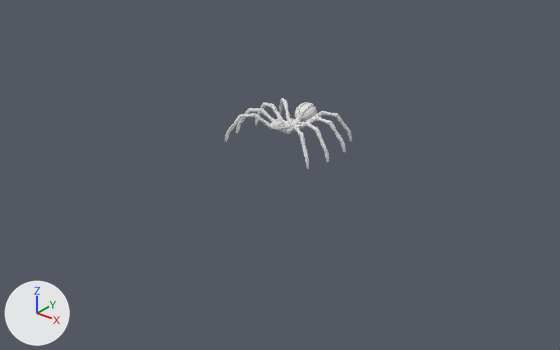
What one commit did to the Blender file blender/pysics_minirig_simp_zero.blend.
Before and after are seen from a 50 mm lens placed at (24.3, -31.1, 16.1), pointed at (0.3, -1.2, -2.5). Every picture has the same lights, and +X, +Y and +Z are marked at lower left. Mesh edges are drawn as thin lines on the coarser meshes. Materials are left out; every surface is plain grey.
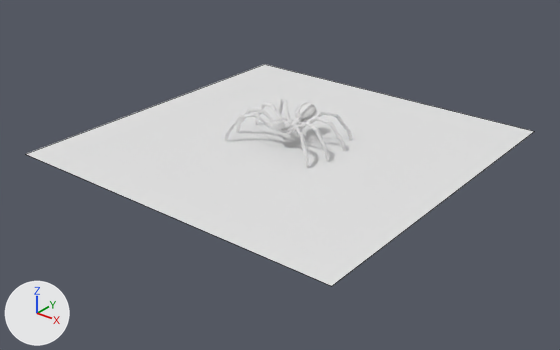
The change, as a diff of the scene's bpy script:
```diff
--- a/blender/pysics_minirig_simp_zero.blend.py
+++ b/blender/pysics_minirig_simp_zero.blend.py
@@ ob_plane @@
 ob_plane.location = (0.0, 0.0, -1.0)
-ob_plane.hide_render = True
```

What differs and where, as boxes (x1, y1, x2, y2) in the pictures (560 x 350 px):
'Plane', shown
    after: (27, 64, 535, 286)
